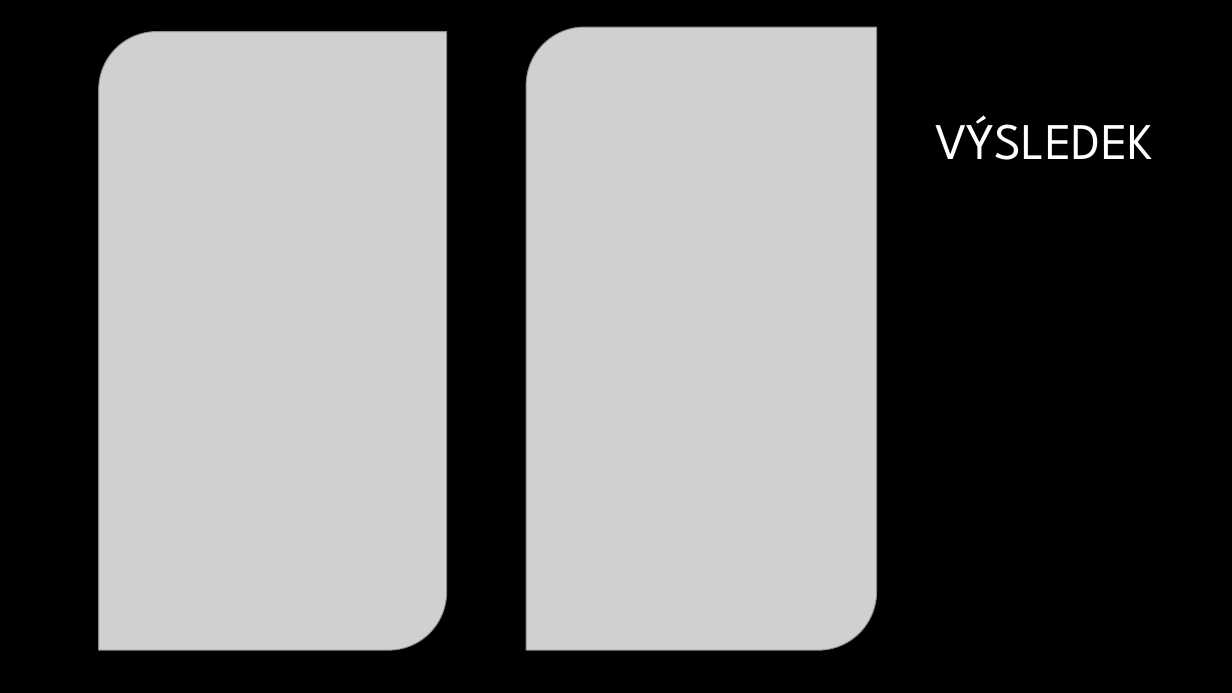
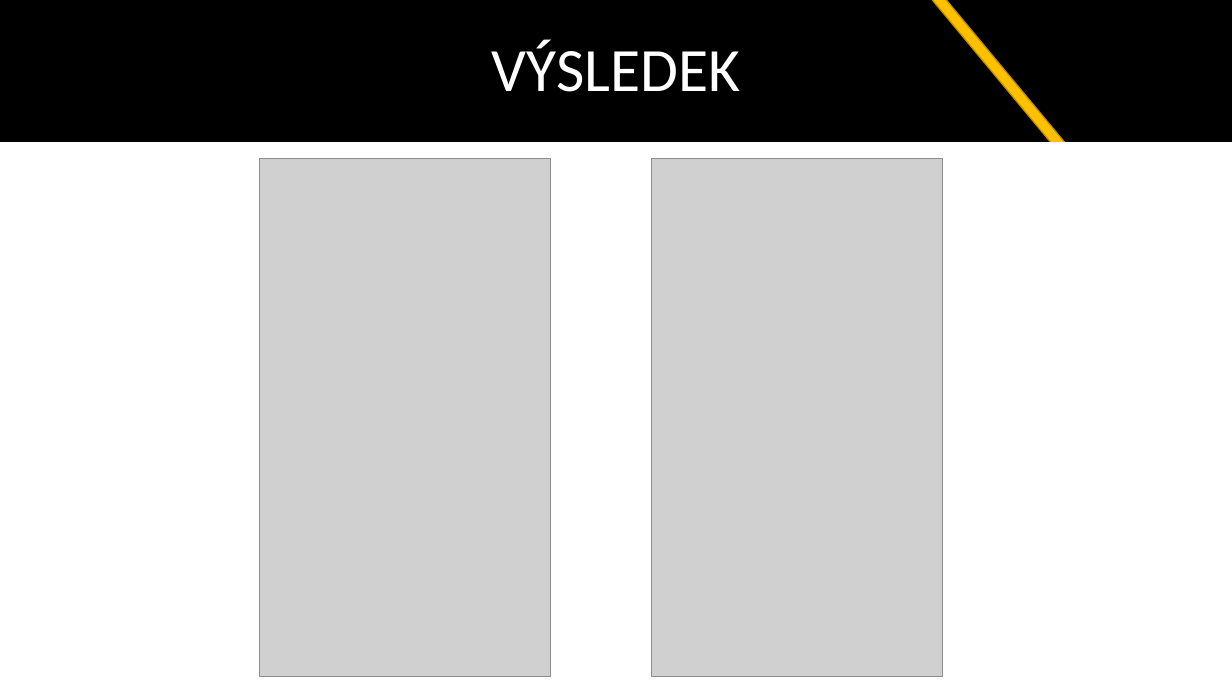
Before and after one commit to it1508/zaverecny, a slide deck: slide 5 of Warframe Codex.pptx. Drawn at 1232x693 pixels with LibreOffice and Linux fonts; fonts in the diff are those of the drawing; grey boxes stand for pictures; background and template pictures are left out. Boxes give left, top, right and bottom in pixels: in the first picture for what was removed or moved away, otherwise in the second. Text is boxed around its words. In the diff, an @@ line names an element or a change of style, - is before the commit and + after.

```diff
--- a/Warframe Codex.pptx
+++ b/Warframe Codex.pptx
@@ background #000000 to #FFFFFF @@
@@ title "VÝSLEDEK": place and size @@
-title "VÝSLEDEK" at <box>935,115,1153,160</box>
+title "VÝSLEDEK" at <box>0,0,1232,143</box>
@@ title "VÝSLEDEK" at <box>0,0,1232,143</box>: size 40 to 48 pt, font League Spartan to Calibri; alignment right to centre; fill none to #000000 @@
@@ rectangle added at <box>773,0,1071,157</box>, fill #FFC000, outline #BD8E00 1 pt @@
@@ rectangle added at <box>0,143,1232,157</box>, fill #FFFFFF, outline #FFFFFF 1 pt @@
@@ rectangle added at <box>961,143,1148,159</box>, fill #FFFFFF, outline #FFFFFF 1 pt @@
@@ picture: place and size @@
-picture at <box>99,31,447,650</box>
+picture at <box>259,159,550,677</box>
@@ picture: place and size @@
-picture at <box>526,27,876,650</box>
+picture at <box>652,159,943,677</box>
```
Also in this commit, not shown: 6 other slides changed, 1 slide removed.
